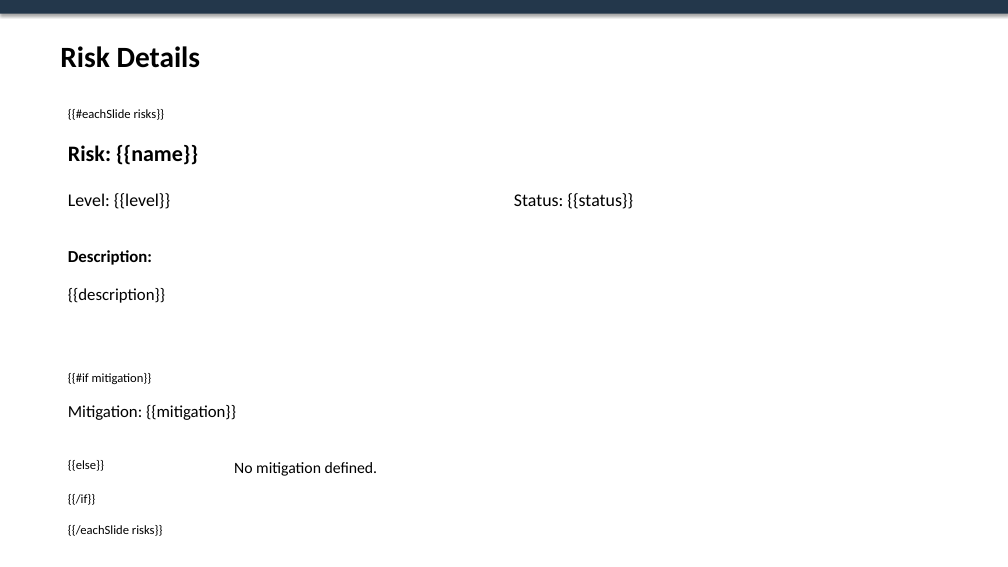
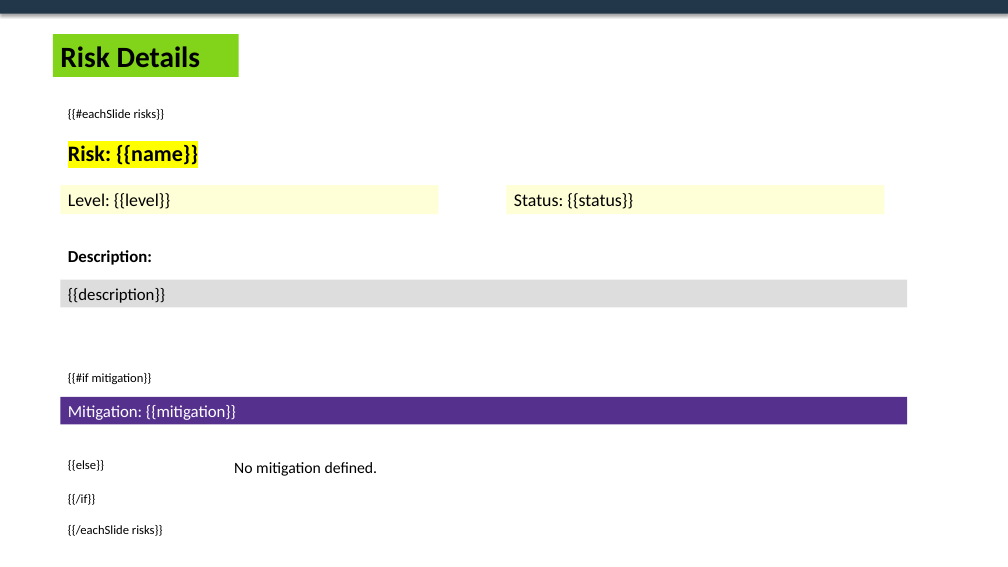
Before and after one commit to ayoub-ahnaou/pptx-template-engine, a slide deck: slide 4 of template/template.pptx. Drawn at 1008x567 pixels with LibreOffice and Linux fonts; fonts in the diff are those of the drawing. Boxes give left, top, right and bottom in pixels: in the first picture for what was removed or moved away, otherwise in the second. Text is boxed around its words. In the diff, an @@ line names an element or a change of style, - is before the commit and + after.

Commit message:
update template.pptx with new design enhancements

```diff
--- a/template/template.pptx
+++ b/template/template.pptx
@@ rectangle "Risk Details": place and size @@
-rectangle "Risk Details" at bbox=[60, 46, 201, 68]
+rectangle "Risk Details" at bbox=[53, 34, 239, 77]
@@ rectangle "Risk Details" at bbox=[53, 34, 239, 77]: fill none to #81D41A @@
@@ text "Risk: {{name}}" at bbox=[68, 145, 198, 165]: highlight none to #FFFF00 @@
@@ rectangle "Level: {{level}}": place and size @@
-rectangle "Level: {{level}}" at bbox=[68, 193, 170, 209]
+rectangle "Level: {{level}}" at bbox=[60, 185, 439, 214]
@@ rectangle "Level: {{level}}" at bbox=[60, 185, 439, 214]: fill none to #FFFFD7 @@
@@ rectangle "Status: {{status}}" at bbox=[507, 185, 885, 214]: fill none to #FFFFD7 @@
@@ rectangle "Status: {{status}}": place and size @@
-rectangle "Status: {{status}}" at bbox=[514, 193, 633, 209]
+rectangle "Status: {{status}}" at bbox=[507, 185, 885, 214]
@@ rectangle "{{description}}": place and size @@
-rectangle "{{description}}" at bbox=[68, 288, 165, 303]
+rectangle "{{description}}" at bbox=[60, 280, 907, 308]
@@ rectangle "{{description}}" at bbox=[60, 280, 907, 308]: fill none to #DDDDDD @@
@@ rectangle "Mitigation: {{mitigation}}": place and size @@
-rectangle "Mitigation: {{mitigation}}" at bbox=[68, 405, 236, 420]
+rectangle "Mitigation: {{mitigation}}" at bbox=[60, 397, 907, 425]
@@ rectangle "Mitigation: {{mitigation}}" at bbox=[60, 397, 907, 425]: text colour #000000 to #FFFFFF; fill none to #55308D @@
```
